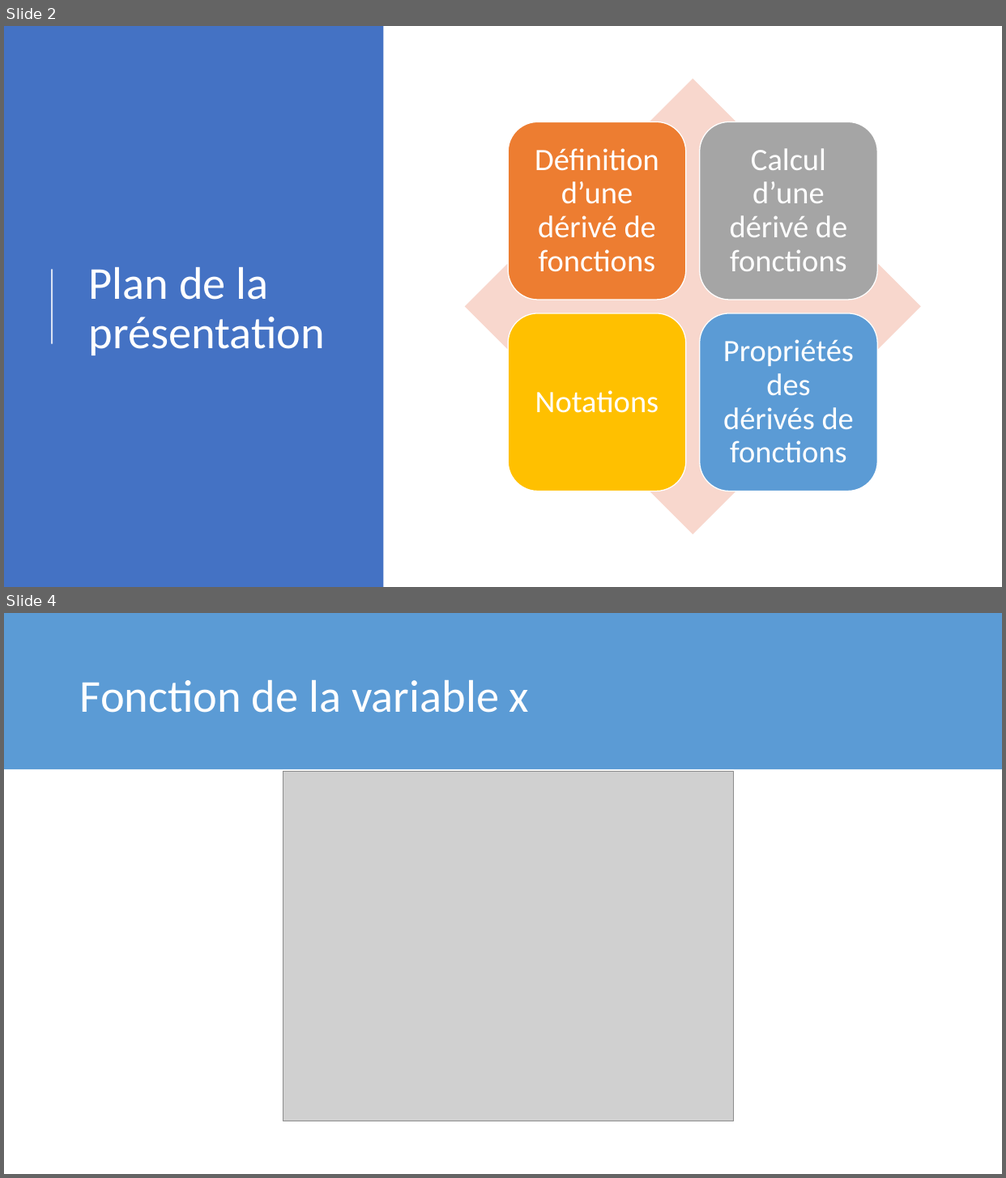
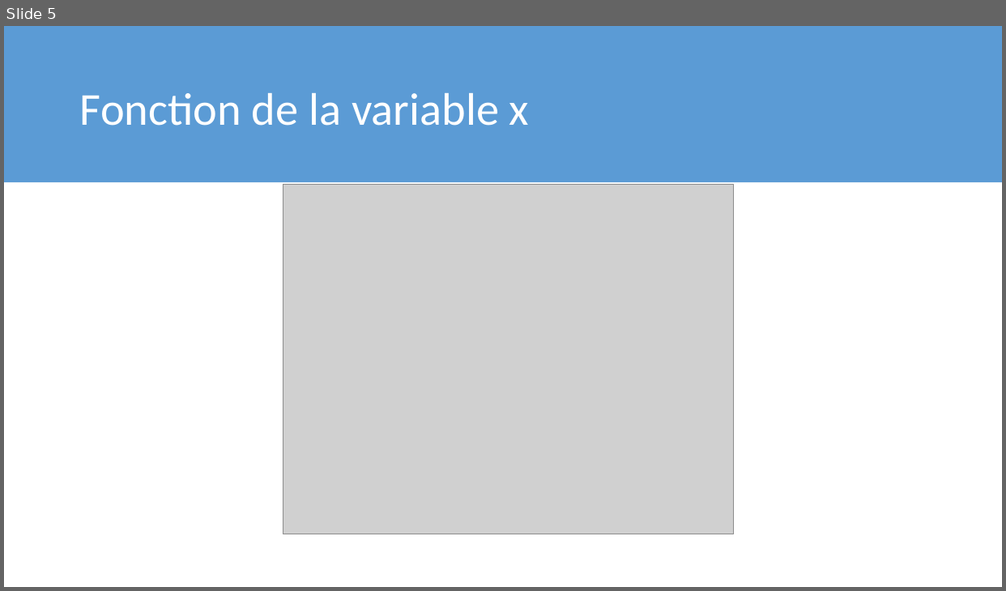
Before and after one commit to meitnerium/theochem, a slide deck: 2_Postultas/Postulats.pptx. Shown one above the other, each under a label of ours: slides 2 and 4 before the commit, slide 5 after it; the slides between them are not shown. The pictures are 1006x1178 and 1006x591 pixels, drawn with LibreOffice and Linux fonts; fonts in the diff are those of the drawing; grey boxes stand for pictures. Boxes give left, top, right and bottom in pixels: in the first picture for what was removed or moved away, otherwise in the second. Text is boxed around its words. In the diff, an @@ line names an element or a change of style, - is before the commit and + after.

```diff
--- a/2_Postultas/Postulats.pptx
+++ b/2_Postultas/Postulats.pptx
@@ slide 2 removed at (x1=4, y1=26, x2=1002, y2=587), background #FFFFFF @@
@@ rectangle removed at (x1=4, y1=26, x2=384, y2=587) @@
@@ title removed at (x1=89, y1=267, x2=326, y2=356) @@
-Plan de la présentation
@@ line removed from (52, 344) to (52, 269) @@
@@ group removed at (x1=465, y1=79, x2=921, y2=535): 4 rounded rectangles, 4 texts, 1 diamond @@
-Définition d’une dérivé de fonctions
-Calcul d’une dérivé de fonctions
-Notations
-Propriétés des dérivés de fonctions
@@ what was slide 4 is now slide 5 @@
```
Also in this commit, not shown: 2 slides changed, 3 slides added, 1 other slide removed.
